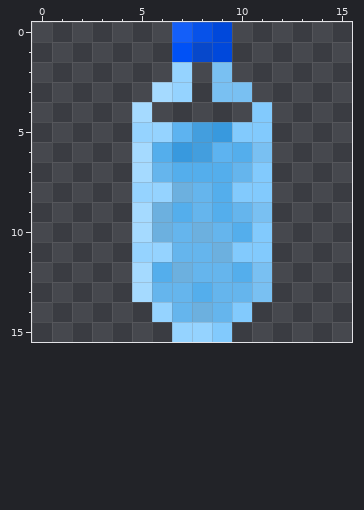
File history of a pixel-art sprite, src/Graphics/Tiles/Zombie/bottle.png. Above is the file before it was changed.
The file is 16x16 pixels.
The result:
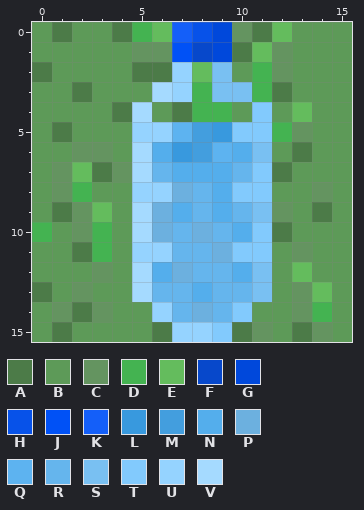
Palette (. is transparent): A #4c7b48  B #5d9a58  C #649460  D #44b351  E #64bc5d  F #0748cb  G #0048db  H #0752e9  J #0051f6  K #145ff9  L #3899de  M #439ede  N #54aeec  P #6cb0df  Q #5db3f0  R #65b5ed  S #79c0f2  T #82cafd  U #95d3ff  V #a5daff
What changed:
@@ x 0..15 @@
- 0 .......KHG......
- 1 .......JFG......
- 2 .......U.S......
- 3 ......VU.SS.....
- 4 .....V.....T....
- 5 .....UUQMLTT....
- 6 .....VNLMQNS....
- 7 .....VRNNNRT....
- 8 .....UUPRNTT....
- 9 .....VPNRNRS....
-10 .....VPRPRNT....
-11 .....UURRPTT....
-12 .....VNPRRNS....
-13 .....VRRNRRS....
-14 ......URPRT.....
-15 .......UUT......
+ 0 BABBADEKHGCAEBBB
+ 1 BBBBBCCJFGAECBBB
+ 2 ABBBBAAUESBDCBBB
+ 3 BBABBBVUDSSDABBB
+ 4 BBBBAVBADDBTBEBB
+ 5 BABBBUUQMLTTDCBB
+ 6 BBCCBVNLMQNSBABB
+ 7 BCEACVRNNNRTABBB
+ 8 BCDBBUUPRNTTBBCB
+ 9 BACEBVPNRNRSCBAB
+10 DBCDBVPRPRNTABBB
+11 BBADBUURRPTTBCBB
+12 BBBCBVNPRRNSBEBB
+13 ABCBBVRRNRRSBCEB
+14 BCACBBURPRTBBCDB
+15 BABBBBAUUTACBACB
Where, in picture pixels (left, top, right, bottom), the same in both pictures:
added: (32, 22, 352, 342)
